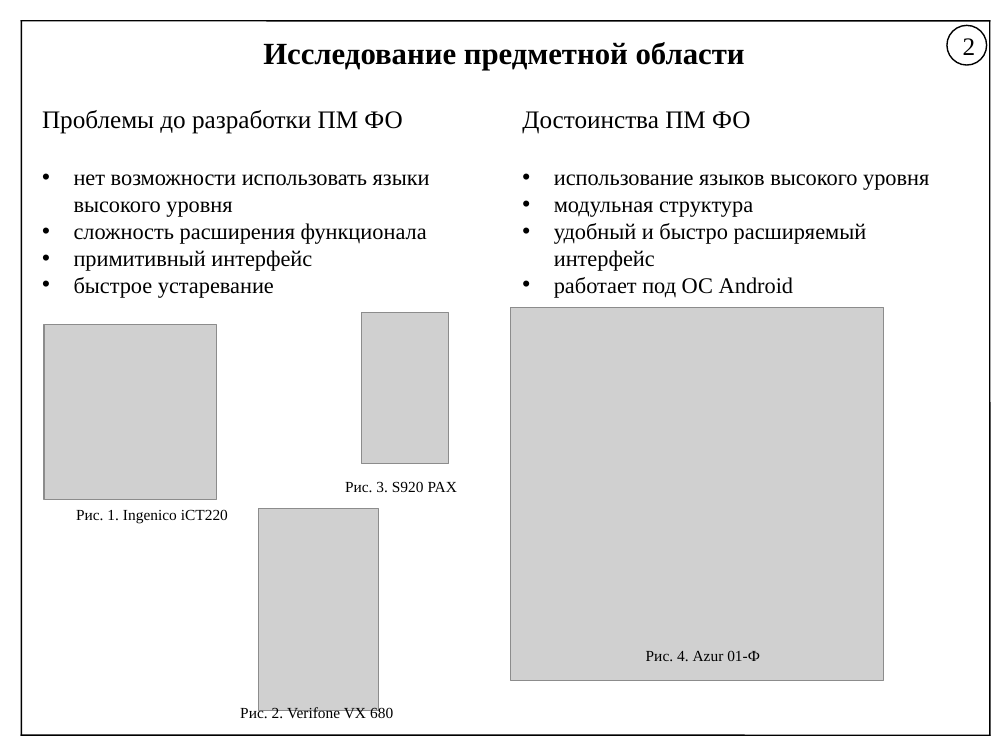
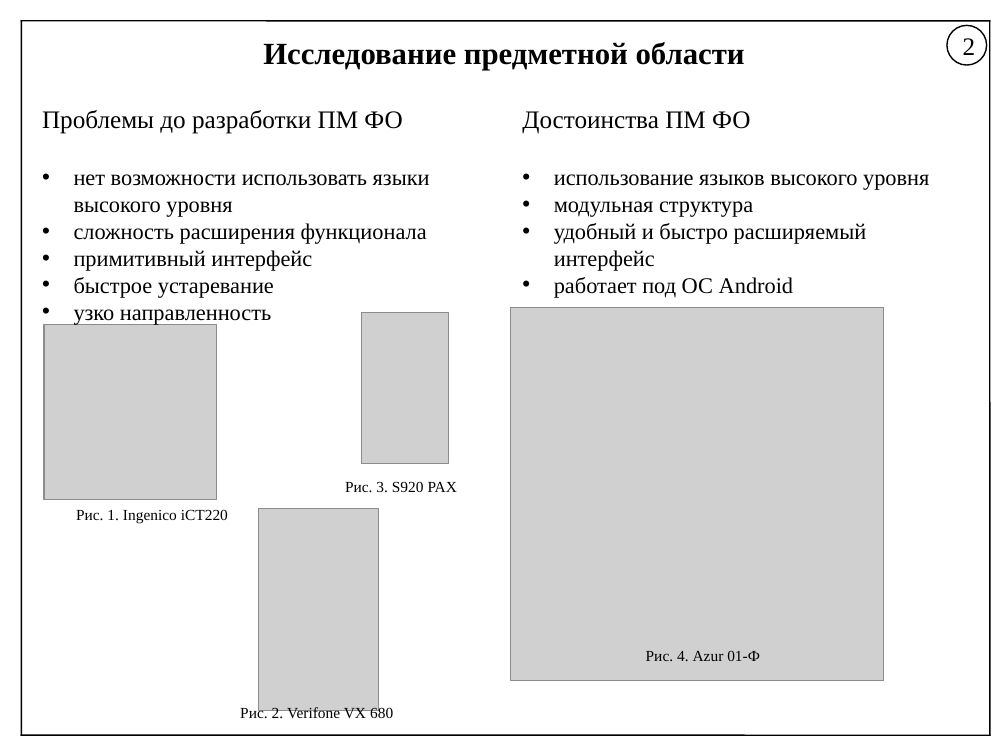
Before and after one commit to helllynx/my_pain, a slide deck: slide 2 of Document/FINAL/Презентация_Василиадис_безпечатей.pptx. Drawn at 1008x756 pixels with LibreOffice and Linux fonts; fonts in the diff are those of the drawing; grey boxes stand for pictures. Boxes give left, top, right and bottom in pixels: in the first picture for what was removed or moved away, otherwise in the second. Text is boxed around its words. In the diff, an @@ line names an element or a change of style, - is before the commit and + after.

```diff
--- a/Document/FINAL/Презентация_Василиадис_безпечатей.pptx
+++ b/Document/FINAL/Презентация_Василиадис_безпечатей.pptx
@@ text at (74,309,271,325): paragraph added @@
+• узко направленность
```
Also in this commit, not shown: 1 other slide changed, 3 other files.
